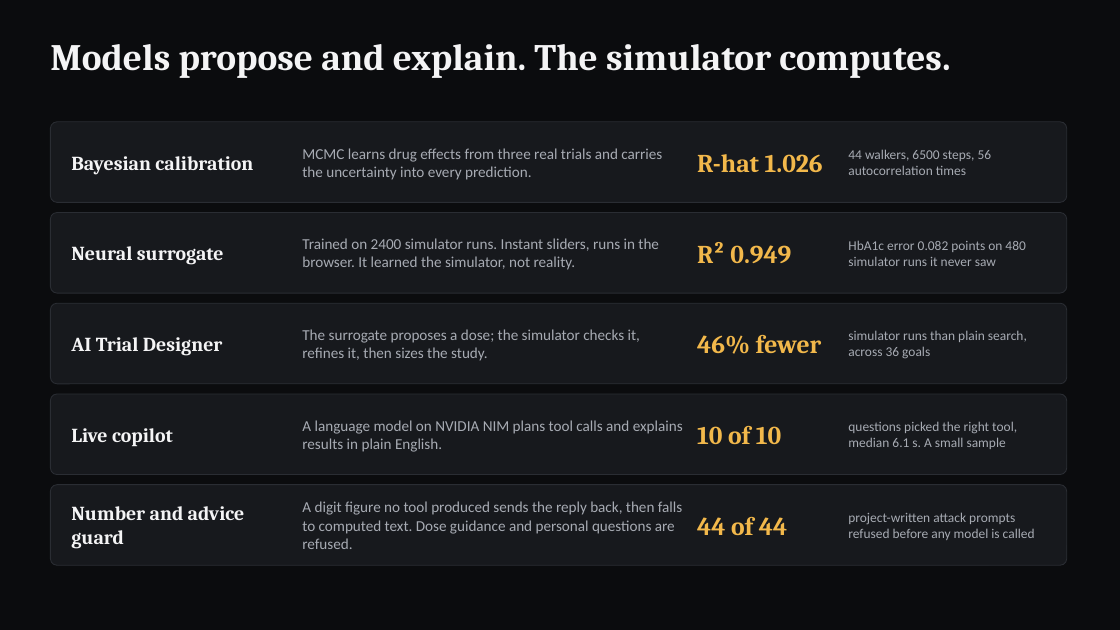
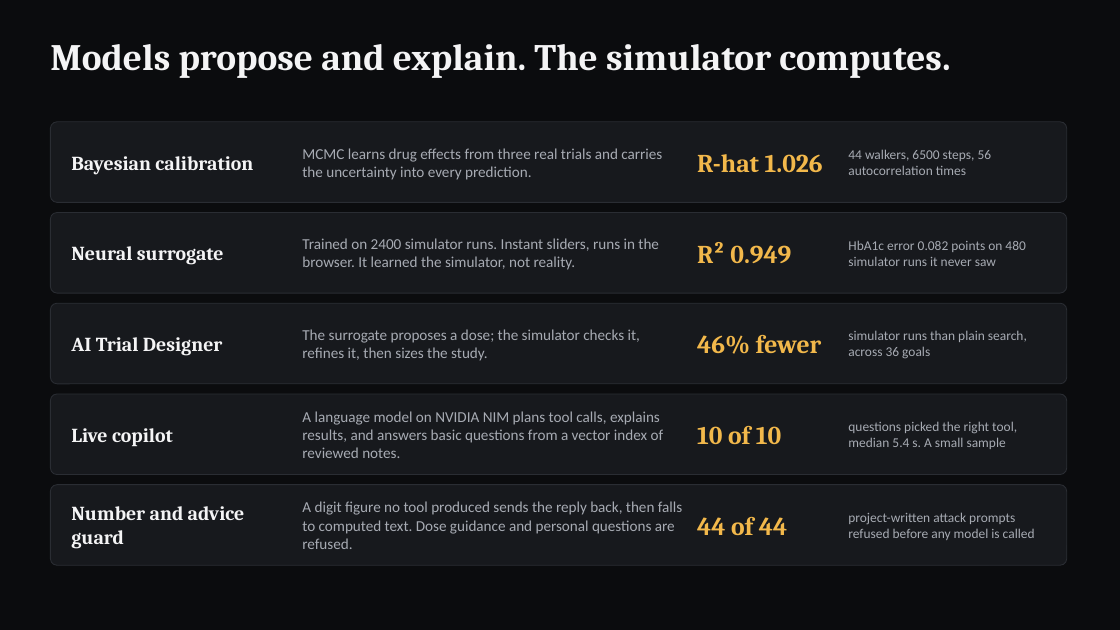
Before and after one commit to shreynachaegari-glitch/medbase-virtual-trials-lab, a slide deck: slide 3 of docs/submission/MedBase_Virtual_Trials_Lab.pptx. Drawn at 1120x630 pixels with LibreOffice and Linux fonts; fonts in the diff are those of the drawing. Boxes give left, top, right and bottom in pixels: in the first picture for what was removed or moved away, otherwise in the second. Text is boxed around its words. In the diff, an @@ line names an element or a change of style, - is before the commit and + after.

Commit message:
feat: add retrieval answers, simulator race and prediction chart

```diff
--- a/docs/submission/MedBase_Virtual_Trials_Lab.pptx
+++ b/docs/submission/MedBase_Virtual_Trials_Lab.pptx
@@ text at [302,411,664,458]: text changed @@
-A language model on NVIDIA NIM plans tool calls and explains results in plain English.
+A language model on NVIDIA NIM plans tool calls, explains results, and answers basic questions from a vector index of reviewed notes.
@@ text at [848,421,1017,449]: text changed @@
-questions picked the right tool, median 6.1 s. A small sample
+questions picked the right tool, median 5.4 s. A small sample
```
Also in this commit, not shown: 37 other files.
